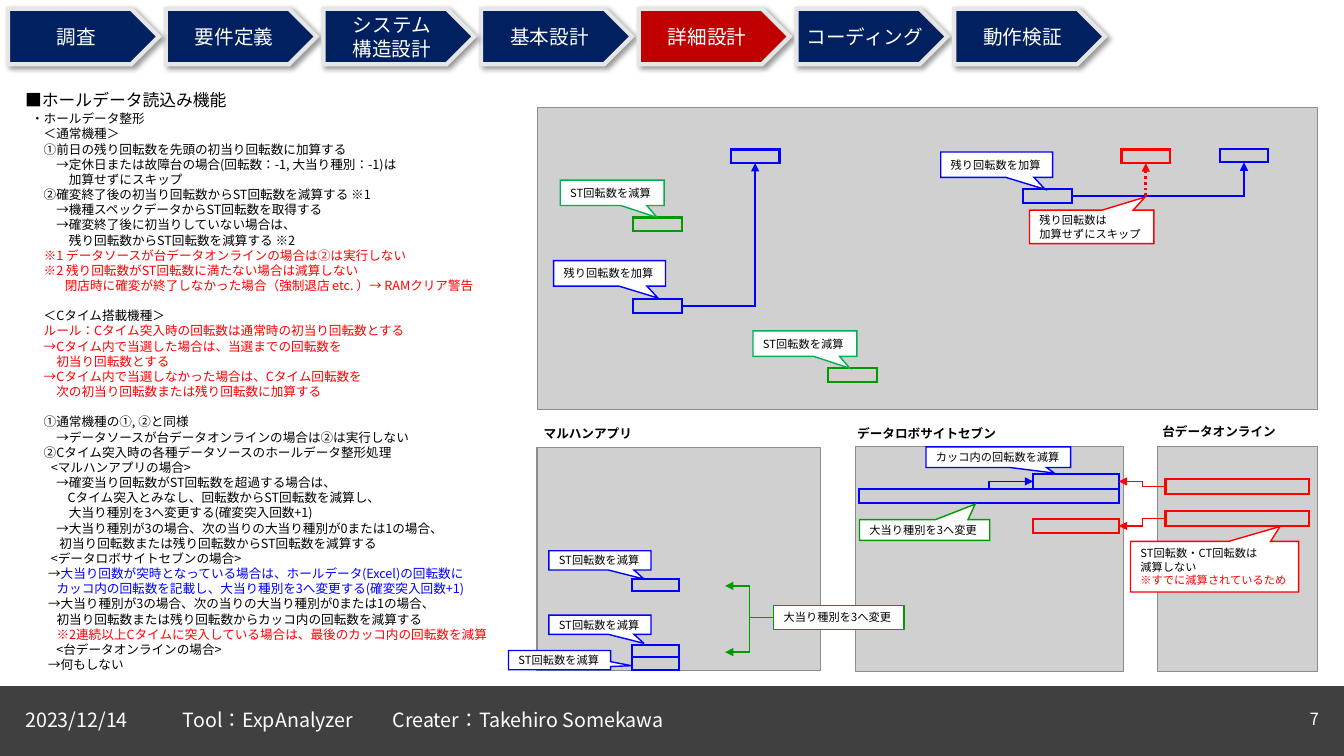
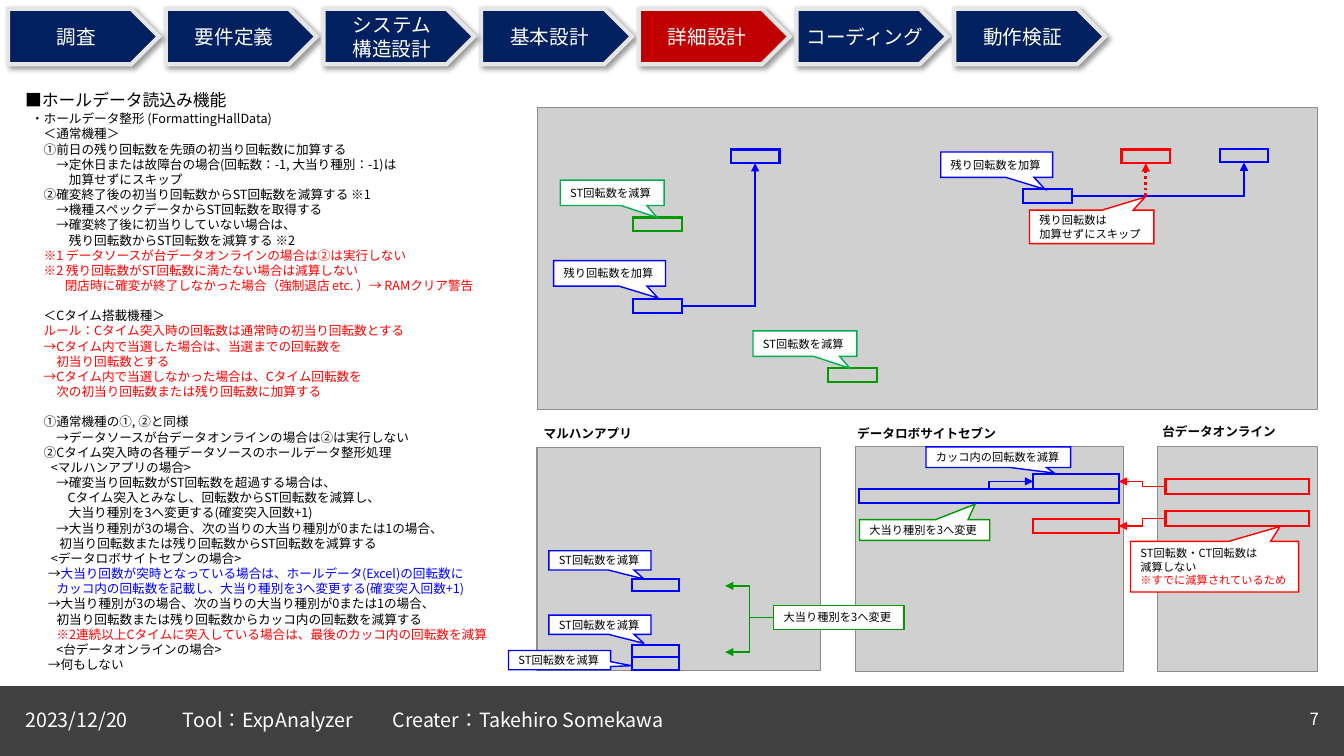
Before and after one commit to TakechiyoVodka/ExpAnalyzer, a slide deck: slide 7 of ExpAnalyzer/DataSheets/ExpAnalyzer_仕様書.pptx. Drawn at 1344x756 pixels with LibreOffice and Linux fonts; fonts in the diff are those of the drawing; grey boxes stand for pictures. Boxes give left, top, right and bottom in pixels: in the first picture for what was removed or moved away, otherwise in the second. Text is boxed around its words. In the diff, an @@ line names an element or a change of style, - is before the commit and + after.

Commit message:
[add] ホールデータ整形機能追加

```diff
--- a/ExpAnalyzer/DataSheets/ExpAnalyzer_仕様書.pptx
+++ b/ExpAnalyzer/DataSheets/ExpAnalyzer_仕様書.pptx
@@ text at (31, 112, 272, 126): text changed @@
-・ホールデータ整形
+・ホールデータ整形 (FormattingHallData)
@@ text at (25, 711, 128, 731): text changed @@
-2023/12/14
+2023/12/20
```
Also in this commit, not shown: 5 other slides changed, 6 other files.
